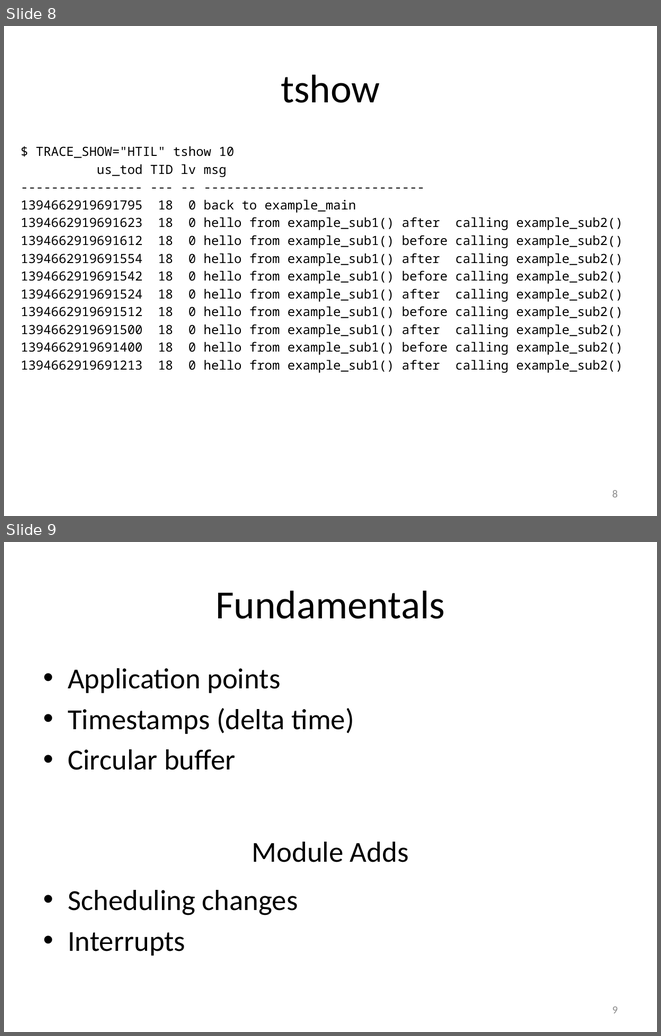
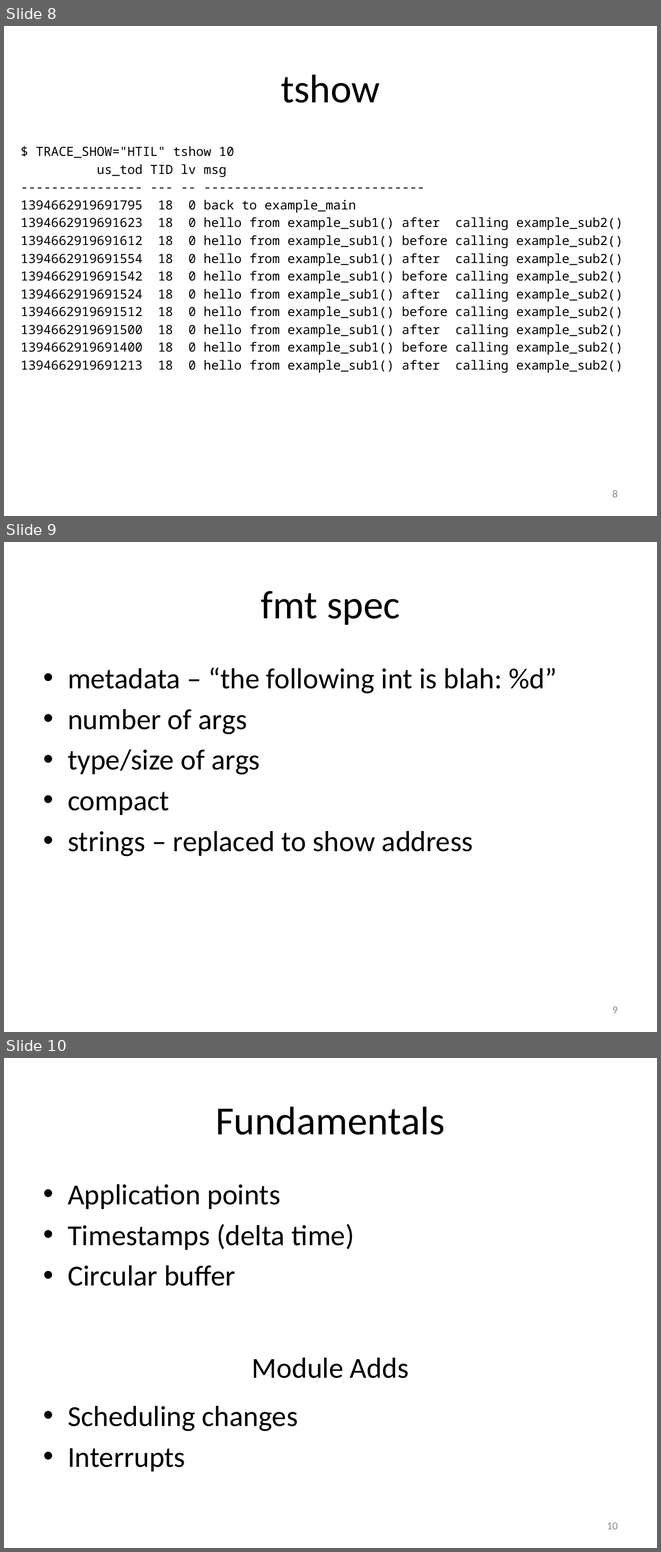
Before and after one commit to art-daq/trace, a slide deck: trace/doc/trace.pptx. Shown one above the other, each under a label of ours: slides 8 and 9 before the commit, slides 8, 9 and 10 after it. The pictures are 661x1036 and 661x1552 pixels, drawn with LibreOffice and Linux fonts; fonts in the diff are those of the drawing. Boxes give left, top, right and bottom in pixels: in the first picture for what was removed or moved away, otherwise in the second. Text is boxed around its words. In the diff, an @@ line names an element or a change of style, - is before the commit and + after.

Commit message:
update doc

```diff
--- a/trace/doc/trace.pptx
+++ b/trace/doc/trace.pptx
@@ slide 9 added at <box>4,542,657,1032</box>, background #FFFFFF @@
@@ title added at <box>261,591,400,625</box>, 44 pt, text #000000 @@
+fmt spec
@@ text added at <box>68,667,557,856</box>, 32 pt, text #000000 @@
+• metadata – “the following int is blah: %d”
+• number of args
+• type/size of args
+• compact
+• strings – replaced to show address
@@ page number added at <box>612,1006,618,1013</box>, 12 pt, text #8C8C8C @@
+9
@@ what was slide 9 is now slide 10 @@
@@ page number at <box>607,1522,618,1529</box>: text changed @@
-9
+10
```
